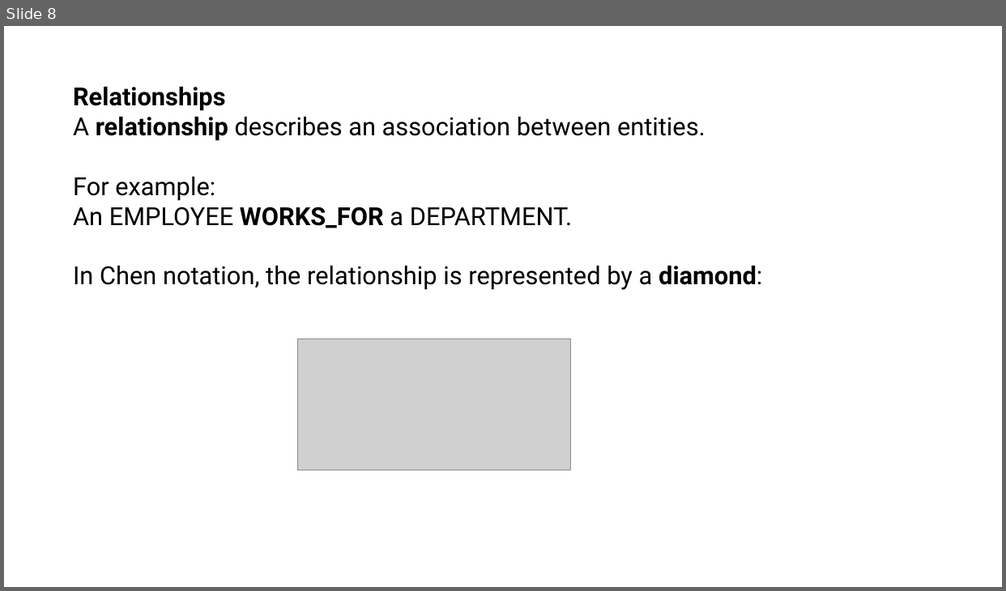
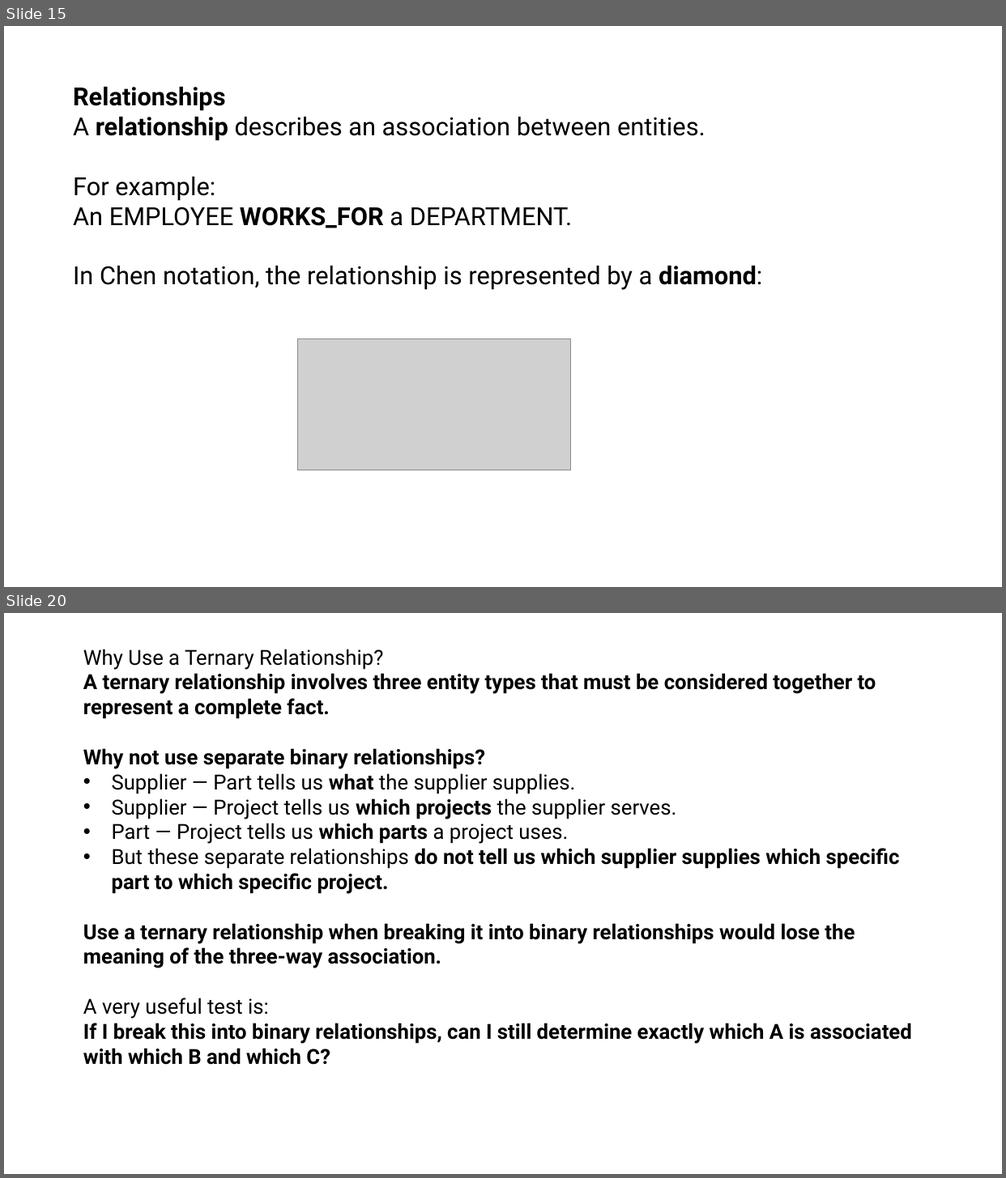
Before and after one commit to joannes630/AU, a slide deck: CSC 4500 GitHub/Entity Relationship Data Model.pptx. Shown one above the other, each under a label of ours: slide 8 before the commit, slides 15 and 20 after it; the slides between them are not shown. The pictures are 1006x591 and 1006x1178 pixels, drawn with LibreOffice and Linux fonts; fonts in the diff are those of the drawing; grey boxes stand for pictures. Boxes give left, top, right and bottom in pixels: in the first picture for what was removed or moved away, otherwise in the second. Text is boxed around its words. In the diff, an @@ line names an element or a change of style, - is before the commit and + after.

```diff
--- a/CSC 4500 GitHub/Entity Relationship Data Model.pptx
+++ b/CSC 4500 GitHub/Entity Relationship Data Model.pptx
@@ slide 20 added at (4, 613, 1002, 1174), background #FFFFFF @@
@@ text added at (83, 649, 912, 1065), 20 pt, text #000000, bold @@
+Why Use a Ternary Relationship?
+A ternary relationship involves three entity types that must be considered together to represent a complete fact.
+Why not use separate binary relationships?
+• Supplier — Part tells us what the supplier supplies.
+• Supplier — Project tells us which projects the supplier serves.
+• Part — Project tells us which parts a project uses.
+• But these separate relationships do not tell us which supplier supplies which specific part to which specific project.
+Use a ternary relationship when breaking it into binary relationships would lose the meaning of the three-way association.
+A very useful test is:
+If I break this into binary relationships, can I still determine exactly which A is associated with which B and which C?
@@ what was slide 8 is now slide 15 @@
```
Also in this commit, not shown: 5 slides changed, 18 other slides added, 2 slides removed.
